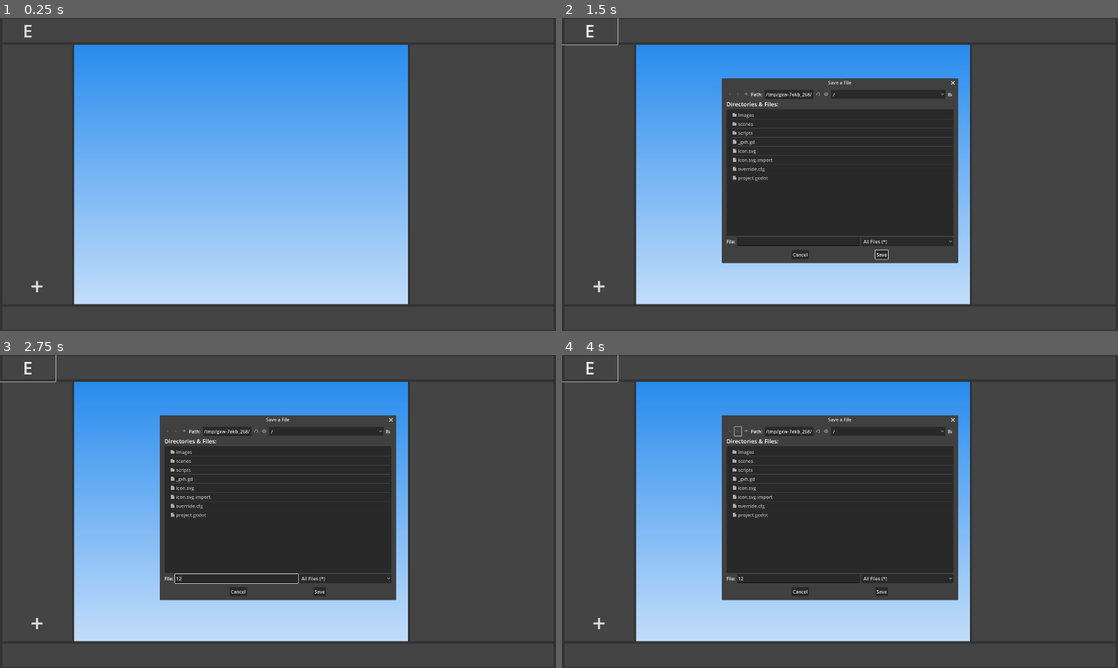
Above: before the commit, frames 1-4 (two rows, left to right).
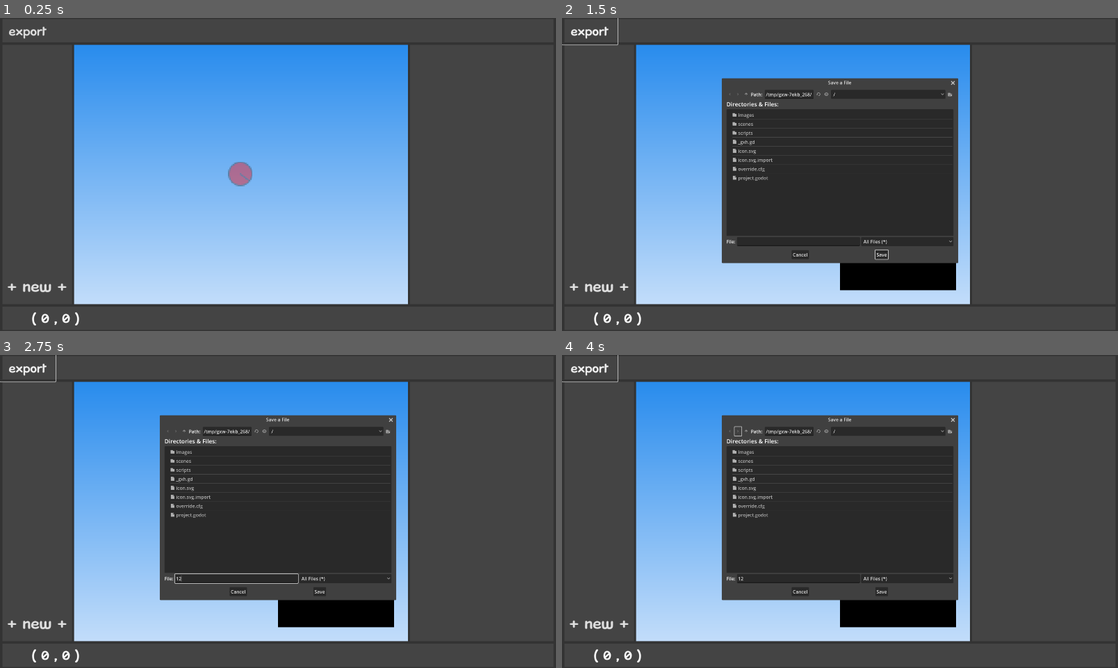
Above: after the commit, the same moments.

Repository: beatrixwashere/RedBallMakerPlus
Game: Godot game, scene res://scenes/main.tscn
Two runs of this game, one before a commit and one after it. Both use one fixed random seed, a clock stepped at 60 frames per second and the inputs below.
Inputs (mouse positions are in pixels of both pictures, inside the frame that each line leads up to):
- Up to frame 1 (0.25 s): no input
- Up to frame 2 (1.5 s): click "+" (after the commit: "+ new +") at 0.5 s; click "E" (after the commit: "export") at 1.25 s
- Up to frame 3 (2.75 s): click (239, 577) at 2.02 s; type "12" at 2.1 s
- Up to frame 4 (4 s): click "+" (after the commit: "+ new +") at 2.75 s; click (739, 430) at 3.5 s

The runs differ from the first frame. In frame 1, 0.6% of the frame differs, in the area x 1-46%, y 2-99%; in frame 2, 2.2%, in the area x 1-71%, y 2-99%; in frame 3, 2.2%; in frame 4, 2.2%.

Commit message:
add red ball font and size ref

Diff:
--- a/scenes/main.tscn
+++ b/scenes/main.tscn
@@ -1,17 +1,22 @@
-[gd_scene load_steps=4 format=3 uid="uid://cjoe6yrdhaj2k"]
+[gd_scene load_steps=6 format=3 uid="uid://cjoe6yrdhaj2k"]
 
 [ext_resource type="Texture2D" uid="uid://upmcqv0i3tpp" path="res://images/sky.png" id="1_iag8v"]
 [ext_resource type="Script" path="res://scripts/main.gd" id="1_ptw04"]
 [ext_resource type="Texture2D" uid="uid://dytryt6od1hgl" path="res://images/ui.png" id="3_ujrmm"]
+[ext_resource type="FontFile" uid="uid://4fm13rlrv0pl" path="res://images/kronika.ttf" id="4_efxvl"]
+[ext_resource type="Texture2D" uid="uid://qsq3j3x401p5" path="res://images/redball.png" id="4_o1pps"]
 
 [node name="main" type="Node"]
 script = ExtResource("1_ptw04")
 
 [node name="level" type="Node2D" parent="."]
 unique_name_in_owner = true
+scale = Vector2(2, 2)
 
 [node name="ui" type="Camera2D" parent="."]
 unique_name_in_owner = true
+scale = Vector2(0.5, 0.5)
+zoom = Vector2(2, 2)
 
 [node name="bg" type="Sprite2D" parent="ui"]
 z_index = -100
@@ -24,6 +29,13 @@
 position = Vector2(0, 3.05176e-05)
 scale = Vector2(8, 8.05926)
 texture = ExtResource("3_ujrmm")
+
+[node name="rbref" type="Sprite2D" parent="ui"]
+self_modulate = Color(1, 1, 1, 0.4)
+texture_filter = 1
+position = Vector2(-128, 0)
+scale = Vector2(4, 4)
+texture = ExtResource("4_o1pps")
 
 [node name="menus" type="Node2D" parent="ui"]
 
@@ -53,8 +65,9 @@
 offset_top = 768.0
 offset_right = 256.0
 offset_bottom = 896.0
-theme_override_font_sizes/font_size = 80
-text = "+"
+theme_override_fonts/font = ExtResource("4_efxvl")
+theme_override_font_sizes/font_size = 50
+text = "+ new +"
 flat = true
 
 [node name="row_options" type="Control" parent="ui/menus"]
@@ -69,8 +82,9 @@
 layout_mode = 0
 offset_right = 192.0
 offset_bottom = 96.0
-theme_override_font_sizes/font_size = 60
-text = "E"
+theme_override_fonts/font = ExtResource("4_efxvl")
+theme_override_font_sizes/font_size = 40
+text = "export"
 flat = true
 
 [node name="row_info" type="Control" parent="ui/menus"]
@@ -80,6 +94,16 @@
 offset_top = 448.0
 offset_right = 960.0
 offset_bottom = 544.0
+
+[node name="position" type="Label" parent="ui/menus/row_info"]
+layout_mode = 0
+offset_right = 384.0
+offset_bottom = 96.0
+theme_override_fonts/font = ExtResource("4_efxvl")
+theme_override_font_sizes/font_size = 40
+text = "( 0 , 0 )"
+horizontal_alignment = 1
+vertical_alignment = 1
 
 [node name="files" type="FileDialog" parent="."]
 unique_name_in_owner = true
Binary file added: images/kronika.ttf
Binary file added: images/redball.png
